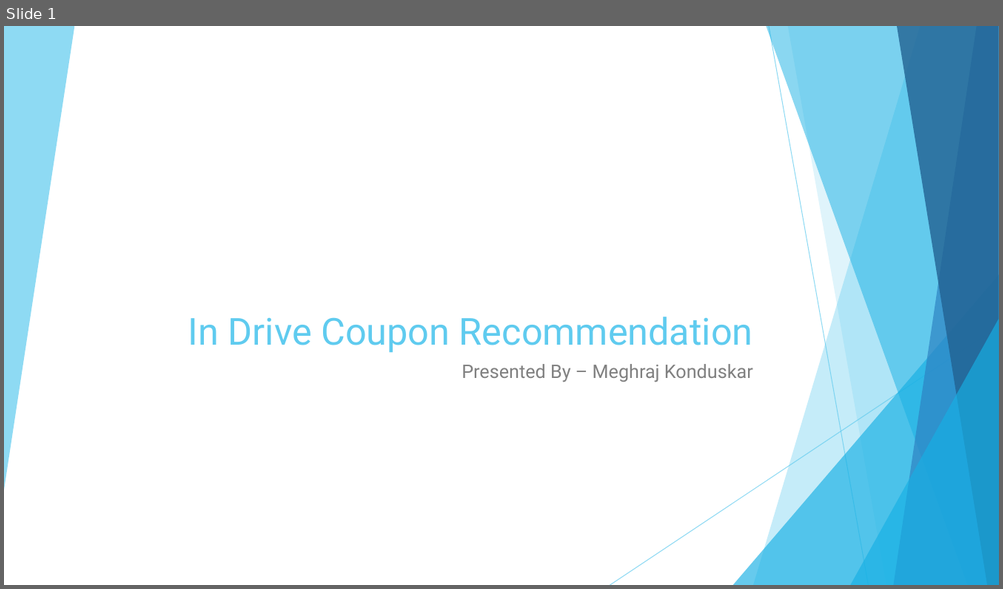
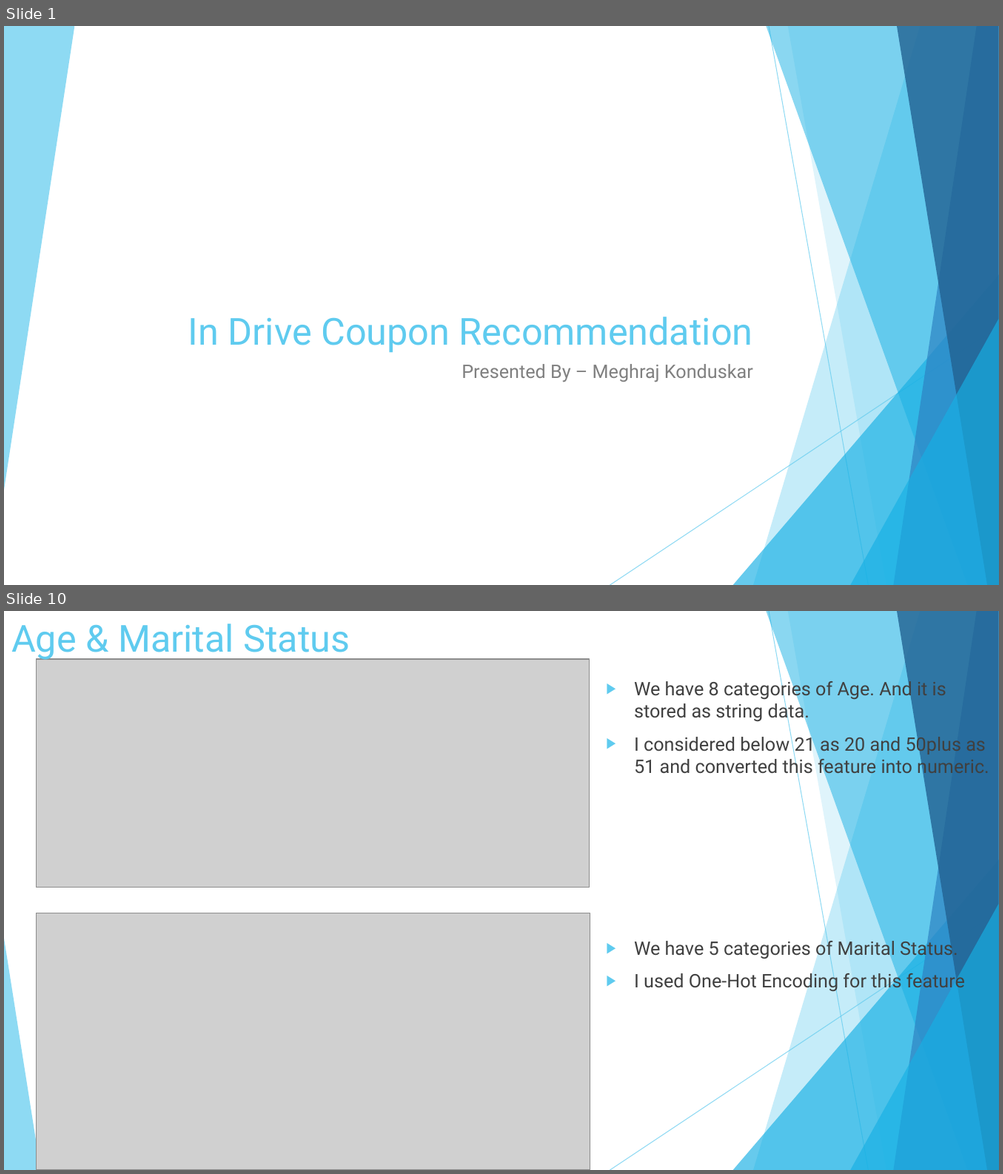
Before and after one commit to meghrajkonduskar/In-Drive-Coupon-Recommendation-Project, a slide deck: In Drive Coupon Recommendation.pptx. Shown one above the other, each under a label of ours: slide 1 before the commit, slides 1 and 10 after it; the slides between them are not shown. The pictures are 1003x589 and 1003x1174 pixels, drawn with LibreOffice and Linux fonts; fonts in the diff are those of the drawing; grey boxes stand for pictures. Boxes give left, top, right and bottom in pixels: in the first picture for what was removed or moved away, otherwise in the second. Text is boxed around its words. In the diff, an @@ line names an element or a change of style, - is before the commit and + after.

```diff
--- a/In Drive Coupon Recommendation.pptx
+++ b/In Drive Coupon Recommendation.pptx
@@ slide 10 added at [4,611,999,1170], background #FFFFFF; not listed: 9 template elements that a slide beside it also shows @@
@@ title added at [11,624,350,661], 36 pt, text #5FCBEF @@
+Age & Marital Status
@@ picture added at [36,659,589,888] @@
@@ text added at [634,678,989,777], 18 pt, text #404040 @@
+▶ We have 8 categories of Age. And it is stored as string data.
+▶ I considered below 21 as 20 and 50plus as 51 and converted this feature into numeric.
@@ picture added at [36,914,589,1170] @@
@@ triangle added at [4,939,40,1170], fill #5FCBEF at 70% opacity @@
@@ text added at [634,938,965,992], 18 pt, text #404040 @@
+▶ We have 5 categories of Marital Status.
+▶ I used One-Hot Encoding for this feature
```
Also in this commit, not shown: 6 slides changed, 19 other slides added, 1 slide removed, 28 other files.
